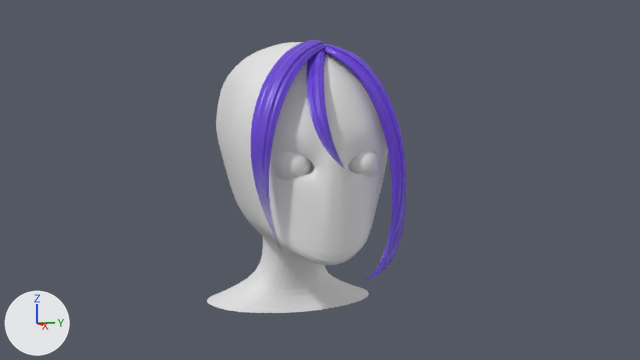
Before and after pictures for a commit that changed the Blender file Моделирование сред и разработка приложений виртуальной и дополненной реальности/untitled.blend.
Both versions are drawn from the file's camera 'Camera'. The lights are fixed; the arrows at lower left show +X, +Y and +Z.
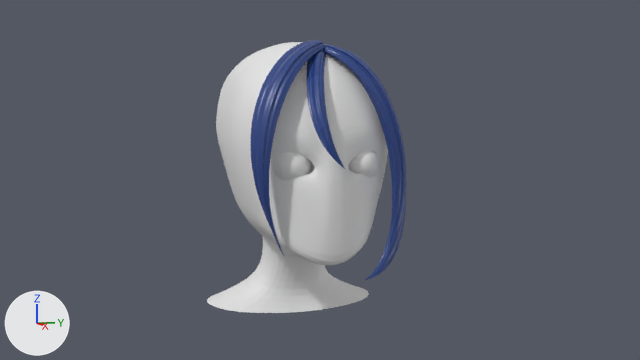
Changed parts and their boxes (x1, y1, x2, y2) in the pictures (640 x 360 px):
'NurbsPath.001', surface changed (purple to blue)
    both: (251, 40, 325, 257)
'NurbsPath.002', surface changed (purple to blue)
    both: (323, 44, 406, 280)
'NurbsPath', surface changed (purple to blue)
    both: (307, 49, 345, 169)

What changed in the scene script:
```text
Change mat_hair:
    remove # nodes: BsdfPrincipled, Mapping x2, OutputMaterial, TexCoord x2, TexGradient, TexVoronoi, ValToRGB x2
    remove # colours: black #000000, white #ffffff, blue #2a4384, blue #191cff, purple #794ac7
    nodes: AmbientOcclusion, BsdfPrincipled, Mapping, OutputMaterial, TexCoord, TexVoronoi, ValToRGB x2
    colours: blue #2a4384, blue #191cff, purple #794ac7, black #000000, white #ffffff
```
